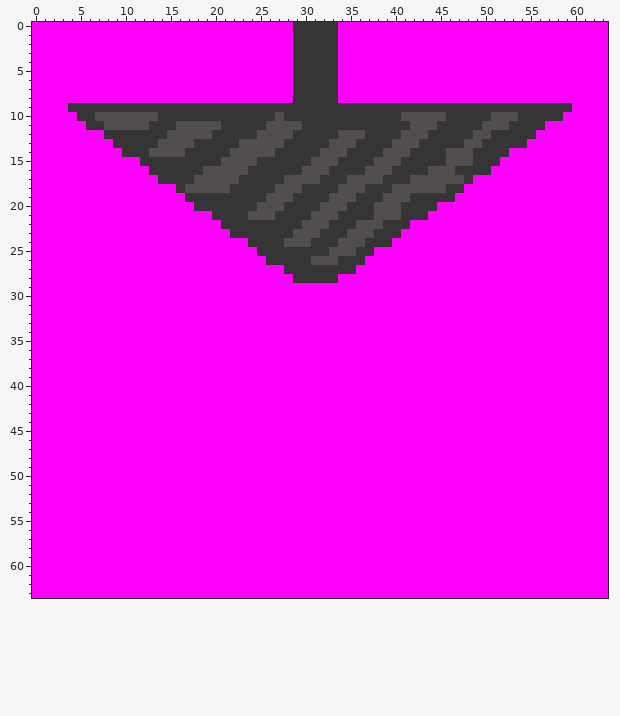
A pixel-art sprite gets an edit: assets/drill2.png. The picture above was drawn from the file before the commit.
The file is 64x64 pixels. Colours within 5 levels of each other are drawn and written as one.
Now the later version:
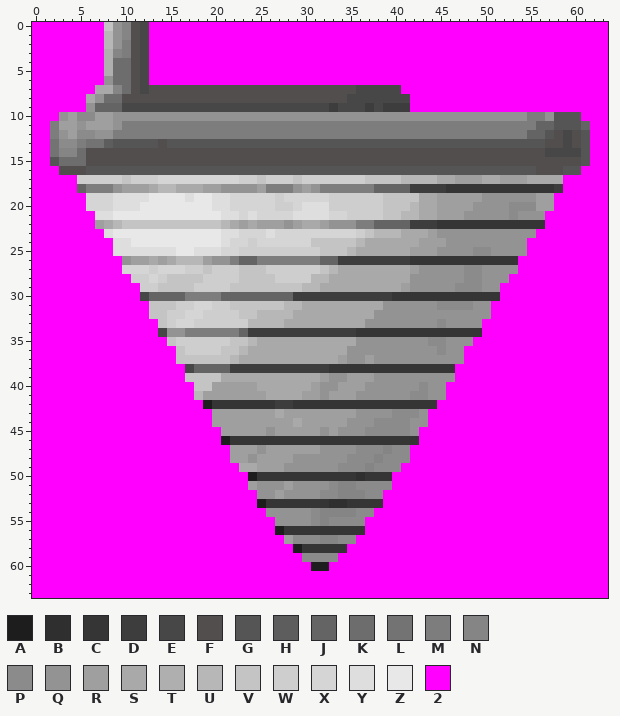
Palette (. is transparent): A #1d1d1d  B #2f2f2f  C #353535  D #3d3d3d  E #474747  F #524e4e  G #555555  H #5d5d5d  J #646464  K #6d6d6d  L #737373  M #7d7d7d  N #858585  P #8b8b8b  Q #939393  R #9f9f9f  S #a9a9a9  T #afafaf  U #b7b7b7  V #c4c4c4  W #cecece  X #d5d5d5  Y #dedede  Z #e8e8e8  2 #ff00ff
Edits made:
y 0: x 8..12 22222 -> VQNFE; x 29..33 CCCCC -> 22222
y 1: x 8..12 22222 -> UQNFE; x 29..33 CCCCC -> 22222
y 2: x 8..12 22222 -> UQMFE; x 29..33 CCCCC -> 22222
y 3: x 8..12 22222 -> TNMFE; x 29..33 CCCCC -> 22222
y 4..5: x 8..12 22222 -> TKKFE; x 29..33 CCCCC -> 22222
y 6: x 8..12 22222 -> QKKFE; x 29..33 CCCCC -> 22222
y 7: x 7..40 2222222222222222222222CCCCC2222222 -> SSNKFEFFFFFFFFFFFFFFFFFFFFFFFEEEEE
y 8: x 6..41 22222222222222222222222CCCCC22222222 -> SQKKFFFFFFFFFFFFFFFFFFFFFFFFFEEEEEEE
y 9: x 4..59 CCCCCCCCCCCCCCCCCCCCCCCCCCCCCCCCCCCCCCCCCCCCCCCCCCCCCCCC -> 22QJJJEEEEEEEEEEEEEEEEEEEEEEEDEEEDEDDD222222222222222222
y 10: x 3..60 22CCFFFFFFFCCCCCCCCCCCCCFCCCCCCCCCCCCCFFFFFCCCCCFFFCCCCC22 -> QRPPRRQQQQQQQQQQQQQQQQQQQQQQQQQQQQQQQQQQQQQQQQQQQQQQMMQGGG
y 11: x 2..61 2222CCFFFFFCCCFFFFFCCCCCFFFFCCCCCCCCCCCCFFFCCCCCFFFCCCC22222 -> MRRQRRRQMMMMMMMMMMMMMMMMMMMMMMMMMMMMMMMMMMMMMMMMMMMMMMJJGGGJ
y 12: x 2..61 222222CCCCCCCFFFFFCCCCCFFFFCCCCCFFFCCCCFFFCCCCCFFCCCCC222222 -> MQRPPQQMMMMMMMMMMMMMMMMMMMMMMMMMMMMMMMMMMMMMMMMMMMMMMJJGFEFG
y 13: x 2..13 2222222CCCCC -> LPPMLLHGGGGG; x 15..61 FFFCCCCCFFFFFCCCCCFFFCCCCFFFCCCCCFFCCCCC2222222 -> GGGGGGGGGGGGGGGGGGGGGGGGGGGGGGGGGGGGGGGGGGFFEFG
y 14: x 2..12 22222222CCC -> LNNKFFFFFFF; x 17..21 CCCCC -> FFFFF; x 27..31 CCCCC -> FFFFF; x 35..38 CCCC -> FFFF; x 42..45 CCCC -> FFFF; x 49..61 CCCC222222222 -> FFFFFFFFEEEEG
y 15: x 2..20 2222222222CCCCCCCCC -> GKKKFFFFFFFFFFFFFFF; x 25..30 CCCCCC -> FFFFFF; x 34..37 CCCC -> FFFF; x 41..45 CCCCC -> FFFFF; x 49..61 CCC2222222222 -> FFFFFFFFFFFFG
y 16: x 3..60 2222222222CCCCCCFFFFFCCCCCCFFFCCCCFFFCCCCFFFCCCC2222222222 -> FFFGGGGGGGGGGGGGGGGGGGGGGGGGGGGGGGGGGGGGGGGGGGGGGGGGGFFFGG
y 17: x 5..58 222222222CCCCFFFFFCCCCCFFFFCCCFFFFCCCFFFFFFC2222222222 -> WWWWWVWWWXXXXXXXXXWWVWWWVWWWWWWWVVVVUUUUSSRRRSSRRRSSSS
y 18: x 5..45 22222222222CFFFFFCCCCCFFFCCCCFFFCCCFFFFFF -> JMMMQRRRSUUSSSRRQQQQRMMMQRQMMMMMMJJJJDDDD; x 48..58 22222222222 -> CCCCCCCCCCD
y 19: x 6..57 22222222222CCCCCCCCCFFFCCCCFFFCCCFFFCCCCC22222222222 -> XXXYYYYZZZZYZZYYXXXXXWXXXXXWWWWWWVVVVSSRRRRRQQQQQQRR
y 20: x 6..57 222222222222CCCCCCCFFFCCCCFFFCCCFFFCCCC2222222222222 -> XXXYYYZZZZZZZZYYXXXXXWWXYYYWWWWWWVVVUSSRRRRQQQQPPPRR
y 21: x 7..56 2222222222222CCCCFFFCCCCFFFCCCCFFFCCC2222222222222 -> YYZZZZZZZZZZZZYYXYXXXXYYYYXXWWWWVVUUSSRRRQQQQQPQQQ
y 22: x 7..56 22222222222222CCCCCCCCCFFFCCCFFFCCC222222222222222 -> RSUVVVVVVVVVVVUSRSRRRQRSSRQQQMMJJJJDDDCCCCCCCCCCCC
y 23: x 8..55 22222222222222CCCCCCCFFFCCCFFFCCC222222222222222 -> YZZZZZZZZZZZZYYXXXYXXXXXXXXXWVUUUSSSRQQQQQQQQQQQ
y 24: x 9..54 222222222222222CCCCFFFCCCFFFCCC222222222222222 -> YYZZZZZZZZZZYXXWXXXXXXVVVVVUSSSSSSRRRQQQQQQQQQ
y 25: x 9..54 2222222222222222CCCCCCCCFFFCC22222222222222222 -> YYYYYYYZZYYYXXWWWWWWWWWVVVUSSSSSSRRRQQQQPPQQQQ
y 26: x 10..53 2222222222222222CCCCCFFFCCC22222222222222222 -> QRRSRSUUURQQMJJMMMMMMMJJDDDDDDDDCCCCCCCCCCCC
y 27: x 10..53 222222222222222222CCCCCCCC222222222222222222 -> XXXWXXXWWVWWWVVVWWWWWWVUSSSSSSSSRQQQQQPPQQQQ
y 28: x 11..52 222222222222222222CCCCC2222222222222222222 -> WWXWVVVVWWWWVVVVWWWWUUSSSSSSSSSQQQQQQPPQQQ
y 29: x 12..51 2222222222222222222222222222222222222222 -> WWVVVVWWWWVVVVVVVVUUSSSSSSSSSRQQQQQPPPQQ
y 30: x 12..51 2222222222222222222222222222222222222222 -> EJJJJMMMMJJJJJJJJDDDDDDDDDDDCCCCCCCCCCCC
y 31: x 13..50 22222222222222222222222222222222222222 -> VVVWWXXWWVVVVVVUUSSSSSSSSSQQQQQQPPPPQQ
y 32: x 13..50 22222222222222222222222222222222222222 -> VVWWXXWWWWVVUUUUSSSSSSSSSQQQQQQQQQQQQQ
y 33: x 14..49 222222222222222222222222222222222222 -> VWXXWWWWWWUUUUSSSSSSSSSQQQQQQQQPQQQQ
y 34: x 14..49 222222222222222222222222222222222222 -> EQQMMMMMMJDDDDDDDDDDDDCCCCCCCCCCCCCC
y 35: x 15..48 2222222222222222222222222222222222 -> VWWWWWWVVUSSSSSSSSSSSQQQQQQQQPPQQQ
y 36: x 16..47 22222222222222222222222222222222 -> VWWWWVVUSSSSSSSSSSSQQQQQQQQQQPQQ
y 37: x 16..47 22222222222222222222222222222222 -> VVVVVVUSSSSSSSSSSSRQQRQQQQQQQQQQ
y 38: x 17..46 222222222222222222222222222222 -> EJJJJDDDDDDDDDDDCCCCCCCCCCCCCC
y 39: x 17..46 222222222222222222222222222222 -> VVVVSSSSSSSSSSSRQQRRRQQQQQQQQQ
y 40: x 18..45 2222222222222222222222222222 -> VVRRRRRSSSSSSRQQRRRQQQQQQPQQ
y 41: x 18..45 2222222222222222222222222222 -> URRRRRRRSSSSRRQRRRQQQQQQPPQQ
y 42: x 19..44 22222222222222222222222222 -> ACCCCCCCDDCCCCCCCCCCCCCCCC
y 43: x 20..43 222222222222222222222222 -> RRRRRRRSRRRRRRRRQQQQPPPQ
y 44: x 20..43 222222222222222222222222 -> RRRRRRRRRSRRRRRQQQPPPPQQ
y 45: x 21..42 2222222222222222222222 -> RRRRRQRRRRRQRQQQPPPPPQ
y 46: x 21..42 2222222222222222222222 -> ACCCCCCCCCCCCCCCCCCCCC
y 47: x 22..41 22222222222222222222 -> RRRQRRRRRRQQQQPPPNPP
y 48: x 22..41 22222222222222222222 -> RRQRRRRQQQQQQPPPNPPP
y 49: x 23..40 222222222222222222 -> SSRRRQQQQQQPPPNPPP
y 50: x 24..39 2222222222222222 -> ACCCCCCCCCCCBCCC
y 51: x 24..39 2222222222222222 -> RQQQRQQQQPNNPPPP
y 52: x 25..38 22222222222222 -> QQRQQQQPPNNNPP
y 53: x 25..38 22222222222222 -> ACCCCCCCBBCCCC
y 54: x 26..37 222222222222 -> QQQQQPNNNNPP
y 55: x 27..36 2222222222 -> QQQQPNPPPP
y 56: x 27..36 2222222222 -> ACCCCCCCCC
y 57: x 28..35 22222222 -> RPPPNNPP
y 58: x 29..34 222222 -> ACCCCC
y 59: x 30..33 2222 -> PPPP
y 60: x 31..32 22 -> AA
Pixel boxes of the changes (left, top, right, bottom) in both pictures:
changed: (50, 22, 590, 571)
